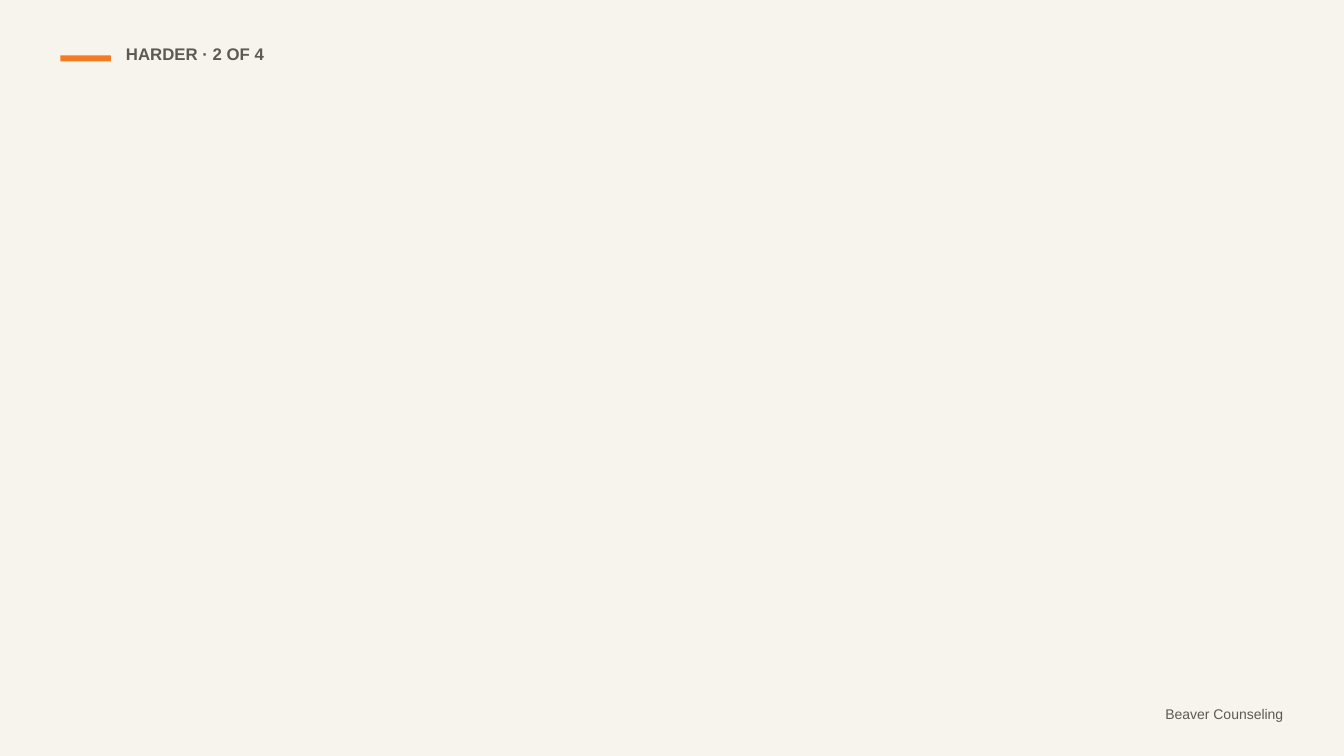
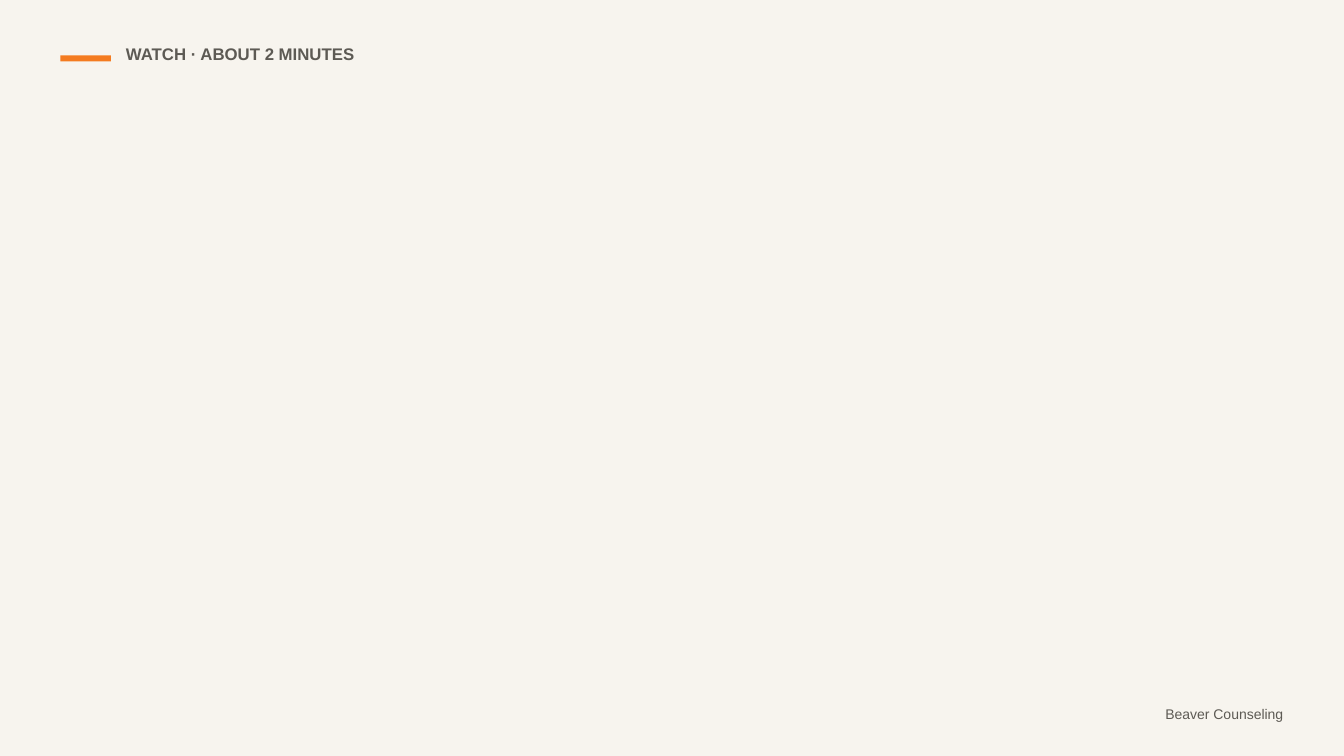
Before and after one commit to rmwtoolkit/bcds-toolkit, a slide deck: slide 10 of decks/everything-connects-lesson-v2.pptx (slide 13 before the commit). Drawn at 1344x756 pixels with LibreOffice and Linux fonts; fonts in the diff are those of the drawing; background and template pictures are left out. Boxes give left, top, right and bottom in pixels: in the first picture for what was removed or moved away, otherwise in the second. Text is boxed around its words. In the diff, an @@ line names an element or a change of style, - is before the commit and + after.

```diff
--- a/decks/everything-connects-lesson-v2.pptx
+++ b/decks/everything-connects-lesson-v2.pptx
@@ text at <box>126,48,354,60</box>: text changed @@
-HARDER · 2 OF 4
+WATCH · ABOUT 2 MINUTES
```
Also in this commit, not shown: 16 other slides changed, 5 slides added, 2 other files.
